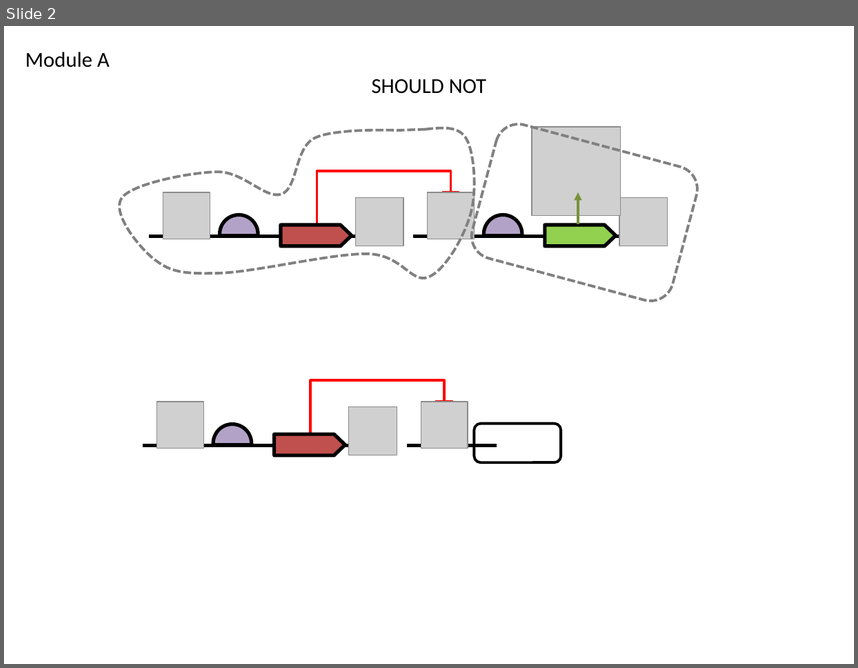
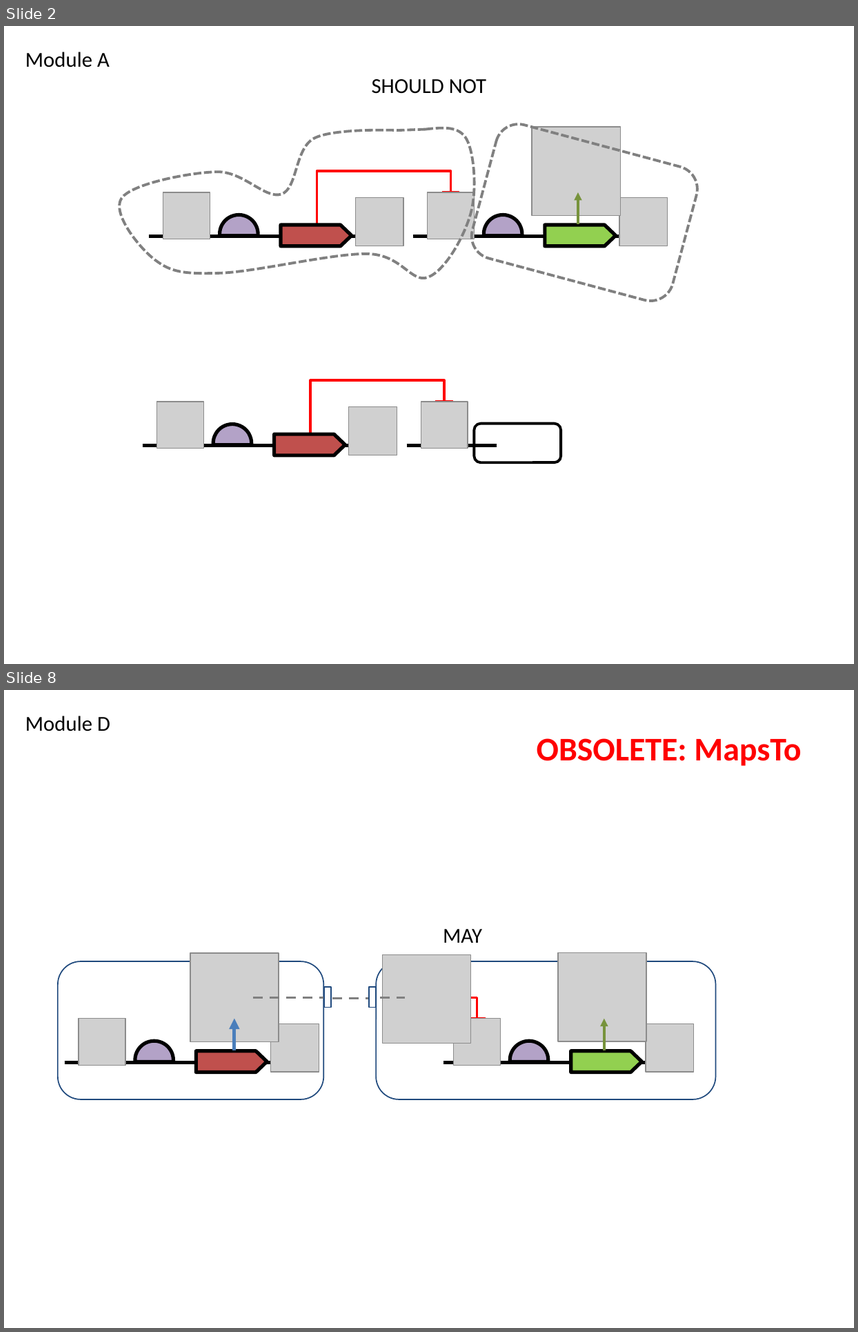
Before and after one commit to SynBioDex/SBOL-visual, a slide deck: specification/imgsrc/modules.pptx. Shown one above the other, each under a label of ours: slide 2 before the commit, slides 2 and 8 after it; the slides between them are not shown. The pictures are 858x668 and 858x1332 pixels, drawn with LibreOffice and Linux fonts; fonts in the diff are those of the drawing; grey boxes stand for pictures. Boxes give left, top, right and bottom in pixels: in the first picture for what was removed or moved away, otherwise in the second. Text is boxed around its words. In the diff, an @@ line names an element or a change of style, - is before the commit and + after.

```diff
--- a/specification/imgsrc/modules.pptx
+++ b/specification/imgsrc/modules.pptx
@@ slide 8 added at (4,690,854,1328), background #FFFFFF @@
@@ text added at (25,716,110,731), 18 pt, text #000000 @@
+Module D
@@ text added at (537,738,801,766), 28 pt, text #FF0000, bold @@
+OBSOLETE: MapsTo
@@ text added at (443,929,482,943), 18 pt, text #000000 @@
+MAY
@@ picture added at (190,953,279,1041) @@
@@ picture added at (382,954,470,1043) @@
@@ picture added at (558,953,646,1041) @@
@@ rounded rectangle added at (58,961,323,1099), outline #1F497D 1 pt @@
@@ rounded rectangle added at (377,961,716,1099), outline #1F497D 1 pt @@
@@ line added from (253, 998) to (323, 998), #808080 2 pt dashed @@
@@ rectangle added at (324,987,331,1007), fill #FFFFFF, outline #1F497D 1 pt @@
@@ line added from (332, 998) to (368, 998), #808080 2 pt dashed @@
@@ rectangle added at (370,987,377,1007), fill #FFFFFF, outline #1F497D 1 pt @@
@@ line added from (380, 998) to (406, 998), #808080 2 pt dashed @@
@@ elbow line added from (448, 998) to (477, 1018), #FF0000 2 pt @@
@@ arrow added from (234, 1050) to (234, 1018), #4B7EBC 3 pt @@
@@ line added from (468, 1018) to (486, 1018), #FF0000 2 pt @@
@@ arrow added from (604, 1050) to (604, 1018), #77933C 2.25 pt @@
@@ group added at (64,1018,319,1079): 2 pictures, 1 line, 1 right arrow, 1 chord (boxed as its full ellipse) @@
@@ group added at (444,1018,694,1079): 2 pictures, 1 line, 1 right arrow, 1 chord (boxed as its full ellipse) @@
```
Also in this commit, not shown: 4 slides changed, 2 other slides added, 18 other files.
